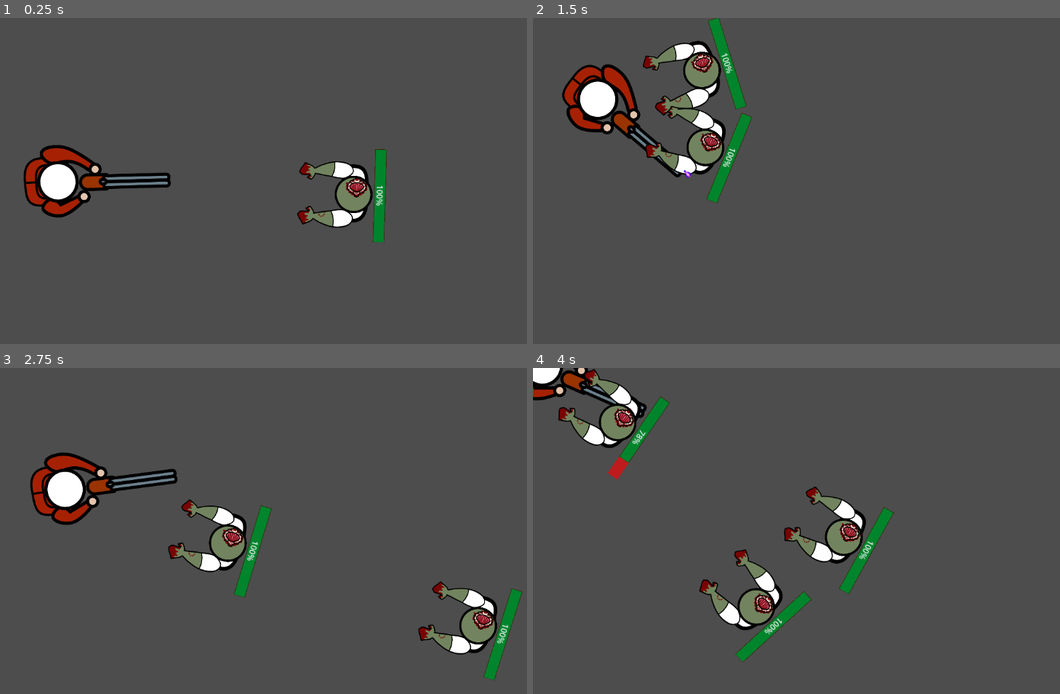
Above: before the commit, frames 1-4 (two rows, left to right).
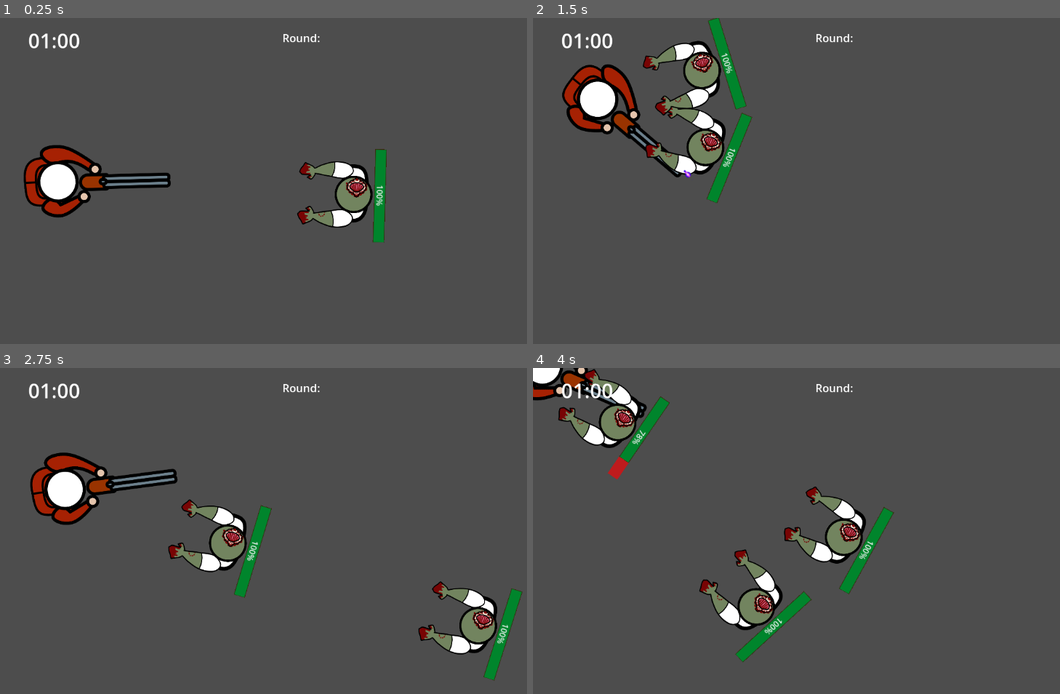
Above: after the commit, the same moments.

Repository: MaxKurfen/top-down-max
Game: Godot game, scene res://scenes/fase_1.tscn
Two runs of this game, one before a commit and one after it. Both use one fixed random seed, a clock stepped at 60 frames per second and the inputs below. This scene is started directly instead of the project's main scene.
Inputs (mouse positions are in pixels of both pictures, inside the frame that each line leads up to):
- Up to frame 1 (0.25 s): no input
- Up to frame 2 (1.5 s): move the mouse to (949, 164) at 0.52 s; hold W (andar_cima) 0.53-1.28 s; tap D (andar_direira) at 0.6 s; move the mouse to (706, 197) at 1.27 s; hold S (andar_baixo) from 1.28 s (still down); click (706, 197) at 1.35 s
- Up to frame 3 (2.75 s): move the mouse to (347, 459) at 2.02 s; release S (andar_baixo) at 2.03 s; hold W (andar_cima) from 2.03 s (still down); tap D (andar_direira) at 2.1 s
- Up to frame 4 (4 s): move the mouse to (796, 596) at 2.77 s; click (796, 596) at 2.85 s; move the mouse to (996, 579) at 3.52 s; release W (andar_cima) at 3.53 s; hold A (andar_esquerda) from 3.53 s (still down); tap D (andar_direira) at 3.6 s

The runs differ from the first frame. In frame 1, 0.3% of the frame differs, in the area x 5-61%, y 4-10%; in frame 2, 0.3%; in frame 3, 0.3%; in frame 4, 0.3%.

Commit message:
timer
timer

Diff:
--- /dev/null
+++ b/topdown-max/hud_round.gd
@@ -0,0 +1,24 @@
+extends CanvasLayer
+var TempoMaximo = 60
+var TempoPassado = 0
+@onready var tempo_round = $"tempo do round"
+func _ready() -> void:
+	atualizar_relogio()
+func _on_cronometro_round_timeout() -> void:
+	TempoPassado += 1
+	atualizar_relogio()
+
+func atualizar_relogio():
+	var diferenca_tempo = TempoMaximo - TempoPassado
+	var tempo_minutos = int(diferenca_tempo/60)
+	var tempo_segundos = diferenca_tempo% 60
+
+	if tempo_minutos < 10:
+		tempo_minutos= "0" +str(tempo_minutos)
+	else:
+		tempo_minutos = str(tempo_segundos)
+	if tempo_segundos < 10:
+		tempo_segundos = "0"+str(tempo_segundos)
+	else:
+		tempo_segundos = str(tempo_segundos)
+	tempo_round.text = tempo_minutos+":"+tempo_segundos
--- /dev/null
+++ b/topdown-max/round_atual.gd
@@ -0,0 +1,11 @@
+extends Label
+
+
+# Called when the node enters the scene tree for the first time.
+func _ready() -> void:
+	pass # Replace with function body.
+
+
+# Called every frame. 'delta' is the elapsed time since the previous frame.
+func _process(delta: float) -> void:
+	pass
--- a/topdown-max/scenes/fase_1.tscn
+++ b/topdown-max/scenes/fase_1.tscn
@@ -3,6 +3,7 @@
 [ext_resource type="PackedScene" uid="uid://lupj3eq4l1s6" path="res://scenes/jogador.tscn" id="1_8dnef"]
 [ext_resource type="Script" uid="uid://3y5eeqtjmkdu" path="res://script/fase_1.gd" id="1_u5pyp"]
 [ext_resource type="PackedScene" uid="uid://cltkgyx8c6uwo" path="res://scenes/zumbi.tscn" id="2_ugoy3"]
+[ext_resource type="PackedScene" uid="uid://717esefbdmge" path="res://scenes/hud_round.tscn" id="4_u7fro"]
 
 [node name="Fase 1" type="Node2D" unique_id=117695150]
 script = ExtResource("1_u5pyp")
@@ -31,4 +32,6 @@
 [node name="spawn4" type="Marker2D" parent="SpawnPoints" unique_id=1716531123]
 position = Vector2(951, 85)
 
+[node name="HUD Round" parent="." unique_id=1251308055 instance=ExtResource("4_u7fro")]
+
 [connection signal="timeout" from="Timer" to="." method="_on_timer_timeout"]
--- /dev/null
+++ b/topdown-max/scenes/hud_round.tscn
@@ -0,0 +1,26 @@
+[gd_scene format=3 uid="uid://717esefbdmge"]
+
+[ext_resource type="Script" uid="uid://by1hs7ty4212j" path="res://hud_round.gd" id="1_xa72m"]
+
+[node name="HUD Round" type="CanvasLayer" unique_id=1251308055]
+script = ExtResource("1_xa72m")
+
+[node name="tempo do round" type="Label" parent="." unique_id=1984046646]
+offset_left = 56.0
+offset_top = 17.0
+offset_right = 96.0
+offset_bottom = 40.0
+theme_override_font_sizes/font_size = 40
+text = "00:00"
+
+[node name="round atual" type="Label" parent="." unique_id=126304964]
+offset_left = 560.0
+offset_top = 24.0
+offset_right = 615.0
+offset_bottom = 47.0
+theme_override_font_sizes/font_size = 22
+text = "Round:"
+
+[node name="Cronometro Round" type="Timer" parent="." unique_id=1383694387]
+
+[connection signal="timeout" from="Cronometro Round" to="." method="_on_cronometro_round_timeout"]
Not shown, added: topdown-max/hud_round.gd.uid
Not shown, added: topdown-max/round_atual.gd.uid
